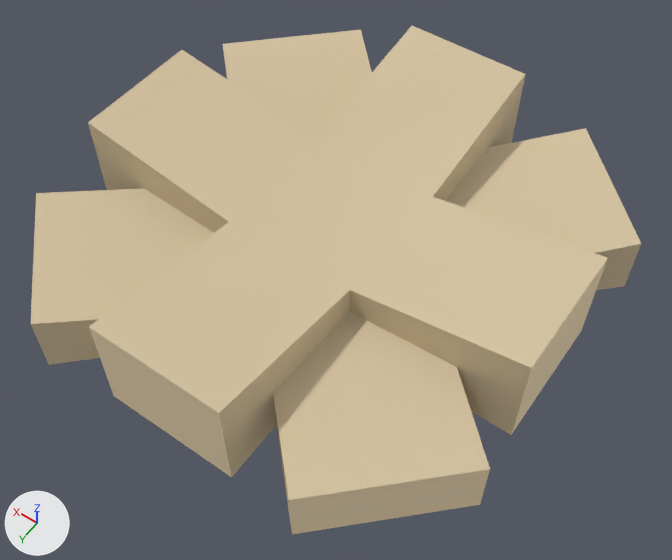
A saved change to the OBJ model The Dark Place/New Group3/Models/Campfire_01.obj.
Camera for both pictures: a 50 mm camera at (-0.131, 1.014, 1.02) aimed at (0.312, 0.393, 0.044). Lighting does not change. The marker at lower left points along +X, +Y and +Z. Where no turn or scale is listed for an object, it has been applied to the vertices.

Script lines for the objects in view, before the commit:
```python
me_campfire_01 = bpy.data.meshes.new('Campfire_01')
me_campfire_01.from_pydata(...)  # 57 vertices, 33 faces; spans x 0.0..0.699, y 0.0..0.699, z 0.013..0.163
# faces by material slot: [8, 25]
me_campfire_01.materials.append(mat_light_wood)  # beige #f8e3bc
me_campfire_01.materials.append(mat_wood)  # beige #d5c3a1
ob_campfire_01 = bpy.data.objects.new('Campfire_01', me_campfire_01)
ob_campfire_01.location = (0.0, 0.0, 0.0)
```
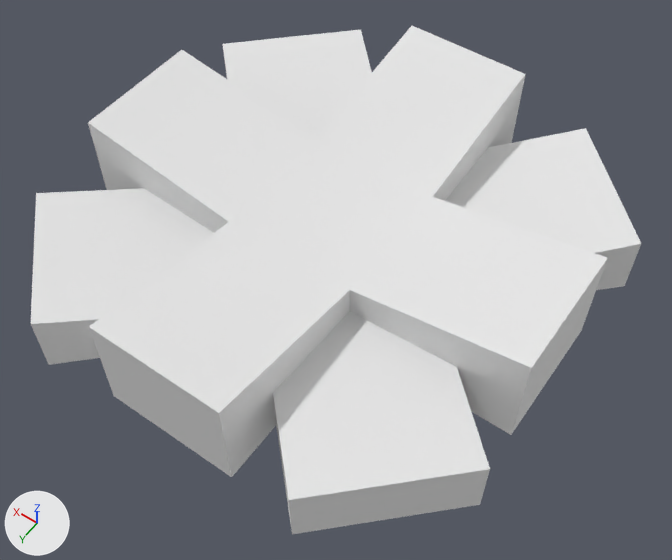
What differs and where, as boxes [x1, y1, x2, y2] in the pictures (672 x 560 px):
part 1 of me_campfire_01, recoloured (beige to white)
    both: [511, 258, 608, 435]
part 2 of me_campfire_01, recoloured
    both: [289, 469, 490, 534]
part 3 of me_campfire_01, recoloured (beige to white)
    both: [89, 327, 231, 477]
part 4 of me_campfire_01, recoloured (beige to white)
    both: [31, 50, 350, 413]
part 5 of me_campfire_01, recoloured (beige to white)
    both: [223, 26, 641, 253]
part 6 of me_campfire_01, recoloured (beige to white)
    both: [332, 197, 607, 368]
part 7 of me_campfire_01, recoloured
    both: [595, 244, 641, 290]
part 8 of me_campfire_01, recoloured
    both: [219, 290, 531, 531]
part 9 of me_campfire_01, recoloured (beige to white)
    both: [273, 311, 490, 500]

The change in detail:
Material 'material_9' (mat_material_9) is new.
Its base color is (0.8, 0.8, 0.8) (white #e7e7e7).
Its roughness is 1.0.
Material 'material_6' (mat_material_6) is new.
Its base color is (0.8, 0.8, 0.8) (white #e7e7e7).
Its roughness is 1.0.
Material 'material_5' (mat_material_5) is new.
Its base color is (0.8, 0.8, 0.8) (white #e7e7e7).
Its roughness is 1.0.
Material 'material_8' (mat_material_8) is new.
Its base color is (0.8, 0.8, 0.8) (white #e7e7e7).
Its roughness is 1.0.
Material 'material_3' (mat_material_3) is new.
Its base color is (0.8, 0.8, 0.8) (white #e7e7e7).
Its roughness is 1.0.
Material 'material_2' (mat_material_2) is new.
Its base color is (0.8, 0.8, 0.8) (white #e7e7e7).
Its roughness is 1.0.
Material 'material_10' (mat_material_10) is new.
Its base color is (0.8, 0.8, 0.8) (white #e7e7e7).
Its roughness is 1.0.
Material 'material_4' (mat_material_4) is new.
Its base color is (0.8, 0.8, 0.8) (white #e7e7e7).
Its roughness is 1.0.
Material 'material_1' (mat_material_1) is new.
Its base color is (0.8, 0.8, 0.8) (white #e7e7e7).
Its roughness is 1.0.
Material 'material_11' (mat_material_11) is new.
Its base color is (0.8, 0.8, 0.8) (white #e7e7e7).
Its roughness is 1.0.
Material 'material_7' (mat_material_7) is new.
Its base color is (0.8, 0.8, 0.8) (white #e7e7e7).
Its roughness is 1.0.
me_campfire_01 has 57 vertices, 33 faces and spans x 0.0..0.699, y 0.0..0.699, z 0.013..0.163.
me_campfire_01 is used by ob_campfire_01; location (0.0, 0.0, 0.0).
me_campfire_01 part 1: the 1 face centred in x 0.015, y 0.35, z 0.088 switches from mat_light_wood (beige #f8e3bc) to mat_material_7 (white #e7e7e7).
me_campfire_01 part 2: the 1 face centred in x 0.077, y 0.622, z 0.058 switches from mat_light_wood (beige #f8e3bc) to mat_material_9 (white #e7e7e7).
me_campfire_01 part 3: all 2 faces centred in x 0.35..0.622, y 0.622..0.685, z 0.058..0.088 switch from mat_light_wood (beige #f8e3bc) to mat_material_11 (white #e7e7e7).
me_campfire_01 part 4: 8 of the faces centred in x 0.35..0.649, y 0.255..0.649, z 0.055..0.134 switch from mat_wood (beige #d5c3a1) to mat_material_2 (white #e7e7e7).
me_campfire_01 part 5: 7 of the faces centred in x 0.153..0.547, y 0.05..0.178, z 0.055..0.134 switch from mat_wood (beige #d5c3a1) to mat_material_2 (white #e7e7e7).
me_campfire_01 part 6: 2 of the faces centred in x 0.123..0.178, y 0.255..0.35, z 0.079..0.134 switch from mat_wood (beige #d5c3a1) to mat_material_2 (white #e7e7e7).
me_campfire_01 part 7: the 1 face centred in x 0.05, y 0.205, z 0.055 switches from mat_wood (beige #d5c3a1) to mat_material_6 (white #e7e7e7).
me_campfire_01 part 8: all 3 faces centred in x 0.123..0.255, y 0.445..0.649, z 0.055..0.079 switch from mat_wood (beige #d5c3a1) to mat_material_8 (white #e7e7e7).
me_campfire_01 part 9: all 2 faces centred in x 0.05..0.153, y 0.495..0.547, z 0.055..0.092 switch from mat_wood (beige #d5c3a1) to mat_material_10 (white #e7e7e7).
me_campfire_01 now uses material mat_material_1 (white #e7e7e7).
me_campfire_01 now uses material mat_material_3 (white #e7e7e7).
me_campfire_01 now uses material mat_material_4 (white #e7e7e7).
me_campfire_01 now uses material mat_material_5 (white #e7e7e7).
me_campfire_01 now uses material mat_material_6 (white #e7e7e7).
me_campfire_01 now uses material mat_material_7 (white #e7e7e7).
me_campfire_01 now uses material mat_material_9 (white #e7e7e7).
